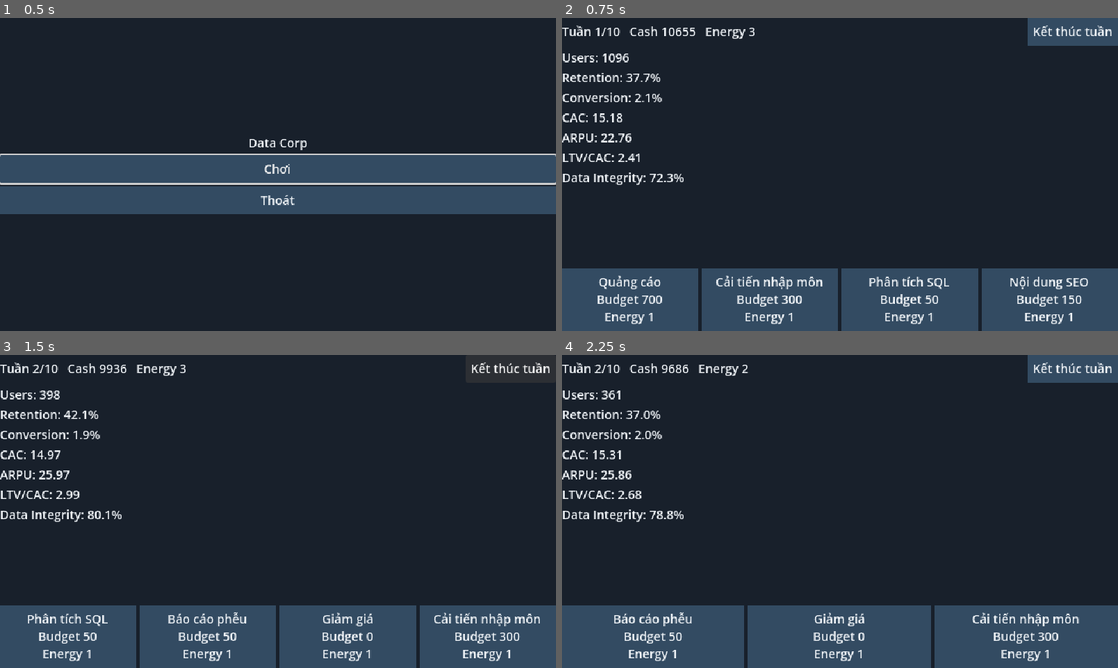
Above: before the commit, frames 1-4 (two rows, left to right).
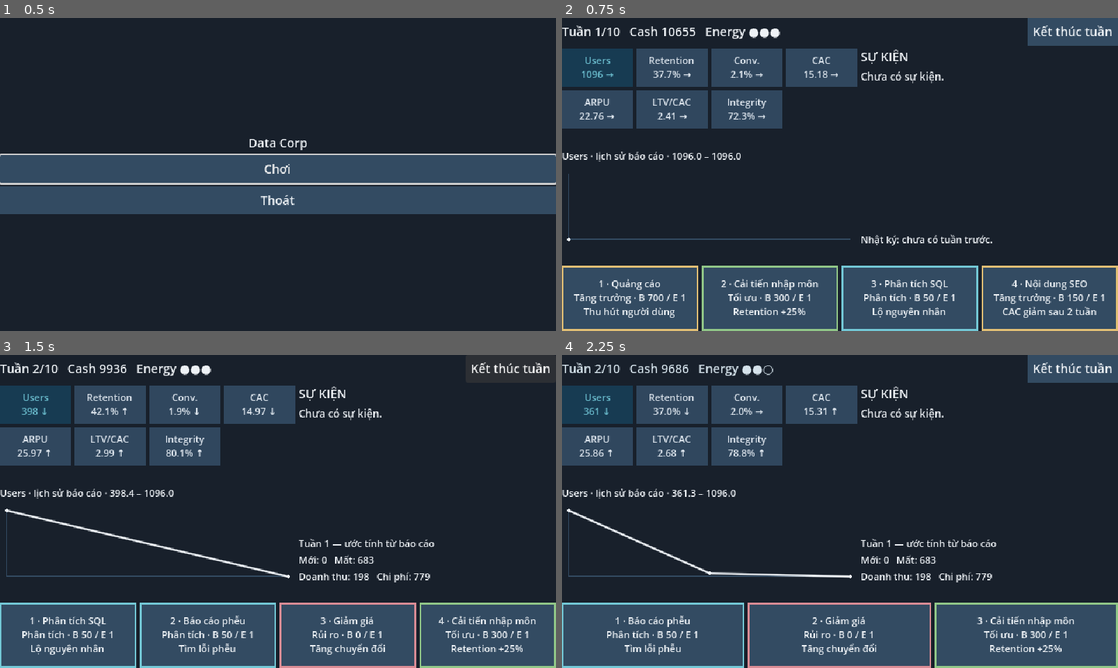
Above: after the commit, the same moments.

Repository: Corgi-coder99/Game-Data-Analyst
Game: Godot game, scene res://scenes/title.tscn
Two runs of this game, one before a commit and one after it. Both use one fixed random seed, a clock stepped at 60 frames per second and the inputs below.
Inputs (mouse positions are in pixels of both pictures, inside the frame that each line leads up to):
- Up to frame 1 (0.5 s): no input
- Up to frame 2 (0.75 s): click "Chơi" at 0.5 s
- Up to frame 3 (1.5 s): click "Kết thúc tuần" at 1.25 s
- Up to frame 4 (2.25 s): click (628, 636) at 2 s, where only the run before the commit has a clickable "Phân tích SQL Budget 50 Energ…"

Frame 1 is identical in both runs. In frame 2, 18% of the frame differs, in the area x 0-100%, y 3-100%; in frame 3, 19%; in frame 4, 18%.

Commit message:
T-005b: dashboard day du (Codex)
Commit boi Claude thay Codex vi sandbox cua Codex khong ghi duoc metadata git.

Co-Authored-By: Claude Sonnet 5.5 <noreply@anthropic.com>

Diff:
--- a/game-studio/godot/data/strings.json
+++ b/game-studio/godot/data/strings.json
@@ -23,5 +23,75 @@
     "loyalty_program": "Khách hàng thân thiết",
     "seo_content": "Nội dung SEO",
     "discount": "Giảm giá"
+  },
+  "dashboard_hud": "Tuần %d/%d   Cash %.0f   Energy %s",
+  "energy_full": "●",
+  "energy_empty": "○",
+  "events_title": "SỰ KIỆN",
+  "no_events": "Chưa có sự kiện.",
+  "symptom": "• %s",
+  "root_cause": "  Nguyên nhân: %s",
+  "no_journal": "Nhật ký: chưa có tuần trước.",
+  "journal": "Tuần %d — ước tính từ báo cáo\nMới: %.0f   Mất: %.0f\nDoanh thu: %.0f   Chi phí: %.0f",
+  "integrity_warning": "? Integrity thấp: số liệu có thể sai",
+  "uncertain": "?",
+  "arrow_up": "↑",
+  "arrow_down": "↓",
+  "arrow_flat": "→",
+  "metric_tile": "%s\n%s %s%s",
+  "chart": "%s · lịch sử báo cáo · %.1f – %.1f",
+  "metric_names": {
+    "users": "Users",
+    "retention": "Retention",
+    "conversion": "Conv.",
+    "cac": "CAC",
+    "arpu": "ARPU",
+    "ratio": "LTV/CAC",
+    "integrity": "Integrity"
+  },
+  "metric_formats": {
+    "users": "%.0f",
+    "retention": "%.1f%%",
+    "conversion": "%.1f%%",
+    "cac": "%.2f",
+    "arpu": "%.2f",
+    "ratio": "%.2f",
+    "integrity": "%.1f%%"
+  },
+  "categories": {
+    "analysis": "Phân tích",
+    "optimization": "Tối ưu",
+    "growth": "Tăng trưởng",
+    "risk": "Rủi ro"
+  },
+  "dashboard_card": "%d · %s\n%s · B %.0f / E %d\n%s",
+  "card_detail": "%s\nBudget %.0f · Energy %d\n%s",
+  "card_short": {
+    "sql_deep_dive": "Lộ nguyên nhân",
+    "ab_test": "Kiểm tra giả thuyết",
+    "funnel_report": "Tìm lỗi phễu",
+    "clean_data": "Integrity +25",
+    "fix_checkout_bug": "Conversion +4,2%",
+    "onboarding_redesign": "Retention +25%",
+    "support_automation": "Giảm chi phí",
+    "ads_campaign": "Thu hút người dùng",
+    "influencer_campaign": "Users +200",
+    "loyalty_program": "Retention +8%",
+    "seo_content": "CAC giảm sau 2 tuần",
+    "discount": "Tăng chuyển đổi"
+  },
+  "card_details": {
+    "sql_deep_dive": "Lộ lỗi ứng dụng, đối thủ giảm giá, log trùng và sai đối tượng.",
+    "ab_test": "Lộ đổi xu hướng và phản ứng giá. Sai số báo cáo còn 10% đến hành động kế tiếp.",
+    "funnel_report": "Lộ lỗi thanh toán và máy chủ quá tải.",
+    "clean_data": "Integrity +25 điểm; xử lý log trùng.",
+    "fix_checkout_bug": "Conversion +4,2 điểm phần trăm; xử lý lỗi thanh toán.",
+    "onboarding_redesign": "Retention +25 điểm phần trăm; xử lý lỗi ứng dụng và sai đối tượng. Bảo vệ chiến dịch người ảnh hưởng.",
+    "support_automation": "Chi phí cố định giảm 100 mỗi tuần; xử lý máy chủ quá tải.",
+    "ads_campaign": "Chi 700 cho quảng cáo để thu hút người dùng khi kết thúc tuần.",
+    "influencer_campaign": "Users +200; Retention giảm 12 điểm phần trăm trong 3 tuần nếu chưa cải tiến nhập môn.",
+    "loyalty_program": "Retention +8 điểm phần trăm và chi phí +80 mỗi tuần trong 4 tuần; xử lý phản ứng giá hoặc đối thủ giảm giá.",
+    "seo_content": "CAC giảm 0,8 sau 2 tuần; xử lý đổi xu hướng.",
+    "discount": "Conversion +1,5 điểm phần trăm, ARPU -5 trong 3 tuần; xử lý phản ứng giá hoặc đối thủ giảm giá."
   }
 }
--- a/game-studio/godot/scenes/game.tscn
+++ b/game-studio/godot/scenes/game.tscn
@@ -1,7 +1,6 @@
-[gd_scene load_steps=2 format=3]
-
+[gd_scene load_steps=3 format=3]
 [ext_resource type="Script" path="res://scripts/ui/game_controller.gd" id="1"]
-
+[ext_resource type="Script" path="res://scripts/ui/metric_chart.gd" id="2"]
 [node name="Game" type="PanelContainer"]
 anchors_preset = 15
 anchor_right = 1.0
@@ -9,32 +8,60 @@
 grow_horizontal = 2
 grow_vertical = 2
 script = ExtResource("1")
-
 [node name="Layout" type="VBoxContainer" parent="."]
 layout_mode = 2
-
+theme_override_constants/separation = 3
 [node name="Top" type="HBoxContainer" parent="Layout"]
 layout_mode = 2
-
 [node name="HUD" type="Label" parent="Layout/Top"]
 layout_mode = 2
 size_flags_horizontal = 3
-
 [node name="FinishWeek" type="Button" parent="Layout/Top"]
 layout_mode = 2
-
-[node name="Metrics" type="Label" parent="Layout"]
+[node name="Body" type="HBoxContainer" parent="Layout"]
 layout_mode = 2
 size_flags_vertical = 3
-
+[node name="Dashboard" type="VBoxContainer" parent="Layout/Body"]
+layout_mode = 2
+size_flags_horizontal = 3
+size_flags_stretch_ratio = 1.15
+[node name="Metrics" type="GridContainer" parent="Layout/Body/Dashboard"]
+layout_mode = 2
+columns = 4
+[node name="Warning" type="Label" parent="Layout/Body/Dashboard"]
+layout_mode = 2
+theme_override_font_sizes/font_size = 11
+[node name="ChartTitle" type="Label" parent="Layout/Body/Dashboard"]
+layout_mode = 2
+theme_override_font_sizes/font_size = 11
+[node name="Chart" type="Control" parent="Layout/Body/Dashboard"]
+custom_minimum_size = Vector2(0, 45)
+layout_mode = 2
+size_flags_vertical = 3
+script = ExtResource("2")
+[node name="Details" type="VBoxContainer" parent="Layout/Body"]
+layout_mode = 2
+size_flags_horizontal = 3
+[node name="EventsTitle" type="Label" parent="Layout/Body/Details"]
+layout_mode = 2
+[node name="EventScroll" type="ScrollContainer" parent="Layout/Body/Details"]
+layout_mode = 2
+size_flags_vertical = 3
+horizontal_scroll_mode = 0
+[node name="Events" type="Label" parent="Layout/Body/Details/EventScroll"]
+layout_mode = 2
+size_flags_horizontal = 3
+autowrap_mode = 2
+theme_override_font_sizes/font_size = 12
+[node name="Journal" type="Label" parent="Layout/Body/Details"]
+layout_mode = 2
+theme_override_font_sizes/font_size = 11
 [node name="Status" type="Label" parent="Layout"]
 layout_mode = 2
-autowrap_mode = 2
-
+theme_override_font_sizes/font_size = 11
 [node name="Hand" type="HBoxContainer" parent="Layout"]
 layout_mode = 2
 alignment = 1
-
 [node name="End" type="Label" parent="."]
 visible = false
 layout_mode = 2
--- a/game-studio/godot/scripts/ui/game_controller.gd
+++ b/game-studio/godot/scripts/ui/game_controller.gd
@@ -2,27 +2,58 @@
 
 const Sim = preload("res://scripts/sim/simulation.gd")
 const Loader = preload("res://scripts/data.gd")
+const Palette = preload("res://scripts/ui/palette.gd")
+const LOW_INTEGRITY_THRESHOLD := 60.0
+const METRICS := ["users", "retention", "conversion", "cac", "arpu", "ratio", "integrity"]
 var simulation: RefCounted
 var strings: Dictionary
 var displayed_report: Dictionary
+var history: Array = []
+var previous_week: Dictionary = {}
+var selected_metric := "users"
 var ended := false
+@onready var dashboard = $Layout/Body/Dashboard
+@onready var details = $Layout/Body/Details
 
 func _ready() -> void:
-	preload("res://scripts/ui/palette.gd").apply_to(self)
+	Palette.apply_to(self)
 	strings = Loader.load_json("res://data/strings.json")
 	$Layout/Top/FinishWeek.text = strings.finish_week
 	$Layout/Top/FinishWeek.pressed.connect(finish_week)
+	details.get_node("EventsTitle").text = strings.events_title
+	for metric in METRICS:
+		var button := Button.new()
+		button.size_flags_horizontal = Control.SIZE_EXPAND_FILL
+		button.add_theme_font_size_override("font_size", 11)
+		button.pressed.connect(select_metric.bind(metric))
+		dashboard.get_node("Metrics").add_child(button)
 	start_game()
 
 func start_game(seed_value: int = -1) -> void:
 	var config: Dictionary = Loader.load_json("res://data/config.json")
 	simulation = Sim.new(int(Time.get_ticks_usec()) if seed_value < 0 else seed_value, {}, int(config.weeks.demo))
 	ended = false
+	history.clear()
+	previous_week.clear()
+	selected_metric = "users"
 	$End.hide()
 	$Layout.show()
 	$Layout/Status.text = ""
+	details.get_node("Journal").text = strings.no_journal
 	simulation.begin_week()
 	refresh()
+
+func _input(event: InputEvent) -> void:
+	if ended or not event is InputEventKey or not event.pressed or event.echo:
+		return
+	if event.keycode >= KEY_1 and event.keycode <= KEY_4:
+		var index: int = event.keycode - KEY_1
+		if index < simulation.hand.size():
+			play_card(str(simulation.hand[index].id))
+		get_viewport().set_input_as_handled()
+	elif event.keycode == KEY_ENTER or event.keycode == KEY_KP_ENTER:
+		finish_week()
+		get_viewport().set_input_as_handled()
 
 func play_card(card_id: String) -> bool:
 	if ended:
@@ -31,11 +62,22 @@
 	$Layout/Status.text = "" if accepted else strings.rejected
 	if accepted:
 		refresh()
+		$Layout/Top/HUD.modulate = Palette.SELECTED
+		create_tween().tween_property($Layout/Top/HUD, "modulate", Palette.TEXT, 0.2)
 	return accepted
 
 func finish_week() -> void:
 	if ended:
 		return
+	# Freeze the last observed report for next week's arrows and journal estimates.
+	previous_week = displayed_report.duplicate(true)
+	var r := previous_week
+	var economy: Dictionary = simulation.config.economy
+	var effective_cac: float = r.cac * (1.0 + economy.ad_diminishing * r.ad_spend / economy.ad_unit)
+	var acquired: float = r.ad_spend / maxf(0.001, effective_cac)
+	var churned: float = r.users * (1.0 - r.retention)
+	var users_after: float = maxf(0, r.users - churned + acquired)
+	details.get_node("Journal").text = strings.journal % [simulation.state.week, acquired, churned, users_after * r.conversion * r.arpu, r.fixed_cost + economy.cost_per_user * users_after]
 	simulation.finish_week()
 	if simulation.state.lost or simulation.state.won:
 		ended = true
@@ -47,20 +89,69 @@
 	$Layout/Status.text = ""
 	refresh()
 
+func metric_value(report: Dictionary, metric: String) -> float:
+	if metric == "ratio":
+		return report.arpu / maxf(float(simulation.config.economy.churn_floor), 1.0 - float(report.retention)) / maxf(0.001, float(report.cac))
+	return float(report[metric])
+
+func select_metric(metric: String) -> void:
+	selected_metric = metric
+	var samples: Array = []
+	for snapshot in history:
+		samples.append(metric_value(snapshot.report, metric))
+	dashboard.get_node("Chart").set_values(samples)
+	var low: float = samples.min() if not samples.is_empty() else 0.0
+	var high: float = samples.max() if not samples.is_empty() else 0.0
+	dashboard.get_node("ChartTitle").text = strings.chart % [strings.metric_names[metric], low, high]
+	for i in METRICS.size():
+		dashboard.get_node("Metrics").get_child(i).modulate = Palette.SELECTED if METRICS[i] == metric else Palette.TEXT
+
 func refresh() -> void:
 	displayed_report = simulation.report()
 	var r := displayed_report
-	$Layout/Top/HUD.text = strings.hud % [simulation.state.week, simulation.horizon, r.cash, simulation.state.energy]
-	# Derive the ratio only from observed metrics, using the economy's churn floor.
-	var ratio: float = r.arpu / maxf(float(simulation.config.economy.churn_floor), 1.0 - float(r.retention)) / maxf(0.001, float(r.cac))
-	$Layout/Metrics.text = strings.metrics % [r.users, r.retention * 100.0, r.conversion * 100.0, r.cac, r.arpu, ratio, r.integrity]
+	history.append({"week": simulation.state.week, "report": r.duplicate(true)})
+	var energy := ""
+	for i in int(simulation.config.energy):
+		energy += strings.energy_full if i < simulation.state.energy else strings.energy_empty
+	$Layout/Top/HUD.text = strings.dashboard_hud % [simulation.state.week, simulation.horizon, r.cash, energy]
+	var uncertain: bool = r.integrity < LOW_INTEGRITY_THRESHOLD
+	dashboard.get_node("Warning").text = strings.integrity_warning if uncertain else ""
+	for i in METRICS.size():
+		var metric: String = METRICS[i]
+		var value := metric_value(r, metric)
+		var arrow: String = strings.arrow_flat
+		if not previous_week.is_empty():
+			var delta := value - metric_value(previous_week, metric)
+			arrow = strings.arrow_up if delta > 0.001 else (strings.arrow_down if delta < -0.001 else strings.arrow_flat)
+		var format_string: String = strings.metric_formats[metric]
+		var scaled := value * 100.0 if metric in ["retention", "conversion"] else value
+		dashboard.get_node("Metrics").get_child(i).text = strings.metric_tile % [strings.metric_names[metric], format_string % scaled, arrow, strings.uncertain if uncertain else ""]
+	select_metric(selected_metric)
+	var event_lines := PackedStringArray()
+	for event in simulation.event_reports():
+		event_lines.append(strings.symptom % event.symptom)
+		if event.has("root_cause"):
+			event_lines.append(strings.root_cause % event.root_cause)
+	details.get_node("EventScroll/Events").text = strings.no_events if event_lines.is_empty() else "\n".join(event_lines)
 	for child in $Layout/Hand.get_children():
 		$Layout/Hand.remove_child(child)
 		child.queue_free()
+	var index := 0
 	for card in simulation.hand:
+		index += 1
 		var button := Button.new()
+		button.custom_minimum_size = Vector2(0, 75)
 		button.size_flags_horizontal = Control.SIZE_EXPAND_FILL
-		button.text = strings.card % [strings.cards[card.id], card.budget, card.energy]
+		button.clip_text = true
+		button.add_theme_font_size_override("font_size", 11)
+		button.text = strings.dashboard_card % [index, strings.cards[card.id], strings.categories[card.category], card.budget, card.energy, strings.card_short[card.id]]
+		button.tooltip_text = strings.card_detail % [strings.cards[card.id], card.budget, card.energy, strings.card_details[card.id]]
+		var style := StyleBoxFlat.new()
+		style.bg_color = Palette.ACCENT
+		style.border_color = Palette.CATEGORIES[card.category]
+		style.set_border_width_all(2)
+		button.add_theme_stylebox_override("normal", style)
+		button.add_theme_stylebox_override("disabled", style)
 		button.disabled = r.cash < card.budget or simulation.state.energy < card.energy
 		button.modulate.a = 0.4 if button.disabled else 1.0
 		button.pressed.connect(play_card.bind(str(card.id)))
--- /dev/null
+++ b/game-studio/godot/scripts/ui/metric_chart.gd
@@ -0,0 +1,28 @@
+extends Control
+
+const Palette = preload("res://scripts/ui/palette.gd")
+var values: Array = []
+
+func _ready() -> void:
+	resized.connect(queue_redraw)
+
+func set_values(samples: Array) -> void:
+	values = samples.duplicate()
+	queue_redraw()
+
+func _draw() -> void:
+	var area := Rect2(Vector2(8, 8), Vector2(maxf(1, size.x - 16), maxf(1, size.y - 16)))
+	draw_line(area.position, Vector2(area.position.x, area.end.y), Palette.ACCENT)
+	draw_line(Vector2(area.position.x, area.end.y), area.end, Palette.ACCENT)
+	if values.is_empty():
+		return
+	var low: float = values.min()
+	var high: float = values.max()
+	var span := maxf(high - low, 0.001)
+	var points := PackedVector2Array()
+	for i in values.size():
+		points.append(Vector2(area.position.x + area.size.x * i / maxf(1, values.size() - 1), area.end.y - area.size.y * (float(values[i]) - low) / span))
+	if points.size() > 1:
+		draw_polyline(points, Palette.TEXT, 2.0, true)
+	for point in points:
+		draw_circle(point, 2.0, Palette.TEXT)
--- a/game-studio/godot/scripts/ui/palette.gd
+++ b/game-studio/godot/scripts/ui/palette.gd
@@ -19,3 +19,12 @@
 	button.content_margin_bottom = 6
 	shared.set_stylebox("normal", "Button", button)
 	control.theme = shared
+
+
+const SELECTED = Color("73c8d6")
+const CATEGORIES = {
+	"analysis": Color("73c8d6"),
+	"optimization": Color("91c788"),
+	"growth": Color("e2bf75"),
+	"risk": Color("da8c95")
+}
--- a/game-studio/godot/tests/test_ui.gd
+++ b/game-studio/godot/tests/test_ui.gd
@@ -43,6 +43,48 @@
 	game.finish_week()
 	check(game.simulation.state.week == final_week, "end is terminal")
 	check(not game.play_card("discount"), "cannot play after end")
+		# Synthetic fixtures use only public simulation APIs to control event visibility.
+	game.start_game(105)
+	game.simulation.active_events.clear()
+	var fixture_event: Dictionary = game.simulation.events[0]
+	game.simulation.apply_event(fixture_event)
+	game.simulation.hand = [game.simulation.cards[0]]
+	game.refresh()
+	var event_label = game.get_node("Layout/Body/Details/EventScroll/Events")
+	check(event_label.text.contains(fixture_event.symptom), "symptom always visible")
+	check(not event_label.text.contains(fixture_event.root_cause), "hidden root cause absent from rendered text")
+	check(not event_label.text.contains(game.strings.root_cause.split("%s")[0]), "no cause label before reveal")
+	check(game.play_card("sql_deep_dive"), "correct reveal card accepted")
+	check(event_label.text.contains(fixture_event.root_cause), "root cause visible after reveal card")
+	check(game.get_node("Layout/Body/Dashboard/Metrics").get_child_count() == 7, "seven metric tiles")
+	var history_size: int = game.history.size()
+	game.get_node("Layout/Body/Dashboard/Metrics").get_child(3).pressed.emit()
+	check(game.selected_metric == "cac", "tile selects chart metric")
+	check(game.get_node("Layout/Body/Dashboard/Chart").values.size() == history_size, "chart uses report history")
+	check(game.history.size() == history_size, "chart selection does not request new report")
+	check(game.history.back().report == game.displayed_report, "history stores observed report")
+	game.simulation.apply_effect({"stat": "integrity", "add": -100}, 0)
+	game.refresh()
+	check(game.get_node("Layout/Body/Dashboard/Warning").text == game.strings.integrity_warning, "low integrity warning")
+	check(game.get_node("Layout/Body/Dashboard/Metrics").get_child(0).text.ends_with(game.strings.uncertain), "low integrity question mark")
+	game.start_game(105)
+	check(game.history.size() == 1 and game.previous_week.is_empty(), "restart clears chart and weekly baseline")
+	game.simulation.hand = [game.simulation.cards[0]]
+	game.refresh()
+	check(not game.get_node("Layout/Hand").get_child(0).tooltip_text.is_empty(), "card hover details")
+	var key := InputEventKey.new()
+	key.keycode = KEY_1
+	key.pressed = true
+	game._input(key)
+	check(game.simulation.hand.is_empty(), "key one plays first card")
+	key.keycode = KEY_ENTER
+	game._input(key)
+	check(game.simulation.state.week == 2, "enter finishes week")
+	check(not game.previous_week.is_empty(), "weekly comparison baseline retained")
+	check(game.get_node("Layout/Body/Details/Journal").text.contains("ước tính"), "journal identifies observed estimates")
+	await process_frame
+	check(game.get_node("Layout").size.y <= 360, "dashboard fits viewport height")
+	check(game.get_node("Layout").size.x <= 640, "dashboard fits viewport width")
 	game.queue_free()
 	await process_frame
 	print("test_ui: %d checks, %d failures" % [checks, failures])
Not shown, changed: TASKS.md
